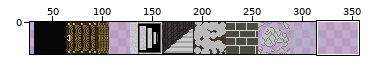
Sprite sheet: android/assets/images/tile/block.png. The picture above shows the old version from afar; the outline marks the close-up.
Close-up. Before:
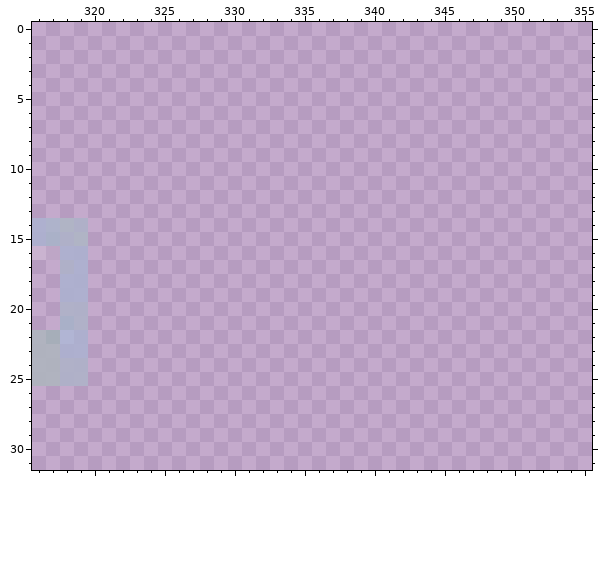
The file is 512x32 pixels. Pixels under 10% opacity are left out. Colours within 5 levels of each other are drawn and written as one. Shown: x 316..355, y 0..31. The wide view leaves out empty margins.
The same view after the edit:
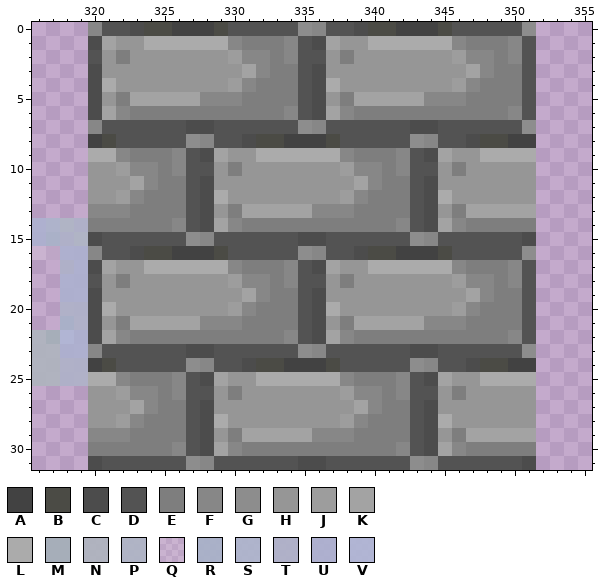
Palette (. is transparent): A #424242  B #4b4b45  C #4c4c4c  D #535353  E #7e7e7e  F #878787  G #8d8d8d  H #969696  J #9d9d9d  K #a3a3a3  L #ababab  M #a6aeb9fc  N #afb3bef3  P #afb5c5ee  Q #fffff61b  R #a9b1c8f6  S #adb5ccee  T #afb1c8f5  U #adb0cff5  V #b0b6d5ec
What changed:
y 0: x 320..351 ................................ -> FDDCBBAAABDDDDDGFDDCBBAAABDDDDDG
y 1: x 320..351 ................................ -> CKHHLLLLLLFEEEFDCKHHLLLLLLFEEEFD
y 2: x 320..351 ................................ -> DHEHHHHHHHJFFEFDDHEHHHHHHHJFFEFD
y 3: x 320..351 ................................ -> CHHHHHHHHHHKFEEDCHHHHHHHHHHKFEED
y 4: x 320..351 ................................ -> CLHHHHHHHHJFEEEDCLHHHHHHHHJFEEED
y 5: x 320..351 ................................ -> CHEKKKKKFFFEEEEDCHEKKKKKFFFEEEED
y 6: x 320..351 ................................ -> CKFEEEEEEEEEEEFDCKFEEEEEEEEEEEFD
y 7: x 320..351 ................................ -> FDDDDDDCCDDDDDDGFDDDDDDCCDDDDDDG
y 8: x 320..351 ................................ -> ABDDDDDGFDDCBBAAABDDDDDGFDDCBBAA
y 9: x 320..351 ................................ -> LLFEEEFDCKHHLLLLLLFEEEFDCKHHLLLL
y 10: x 320..351 ................................ -> HHJFFEFDDHEHHHHHHHJFFEFDDHEHHHHH
y 11: x 320..351 ................................ -> HHHKFEEDCHHHHHHHHHHKFEEDCHHHHHHH
y 12: x 320..351 ................................ -> HHJFEEEDCLHHHHHHHHJFEEEDCLHHHHHH
y 13: x 320..351 ................................ -> FFFEEEEDCHEKKKKKFFFEEEEDCHEKKKKK
y 14: x 320..351 ................................ -> EEEEEEFDCKFEEEEEEEEEEEFDCKFEEEEE
y 15: x 320..351 ................................ -> CDDDDDDGFDDDDDDCCDDDDDDGFDDDDDDC
y 16: x 320..351 ................................ -> FDDCBBAAABDDDDDGFDDCBBAAABDDDDDG
y 17: x 320..351 ................................ -> CKHHLLLLLLFEEEFDCKHHLLLLLLFEEEFD
y 18: x 320..351 ................................ -> DHEHHHHHHHJFFEFDDHEHHHHHHHJFFEFD
y 19: x 320..351 ................................ -> CHHHHHHHHHHKFEEDCHHHHHHHHHHKFEED
y 20: x 320..351 ................................ -> CLHHHHHHHHJFEEEDCLHHHHHHHHJFEEED
y 21: x 320..351 ................................ -> CHEKKKKKFFFEEEEDCHEKKKKKFFFEEEED
y 22: x 320..351 ................................ -> CKFEEEEEEEEEEEFDCKFEEEEEEEEEEEFD
y 23: x 320..351 ................................ -> FDDDDDDCCDDDDDDGFDDDDDDCCDDDDDDG
y 24: x 320..351 ................................ -> ABDDDDDGFDDCBBAAABDDDDDGFDDCBBAA
y 25: x 320..351 ................................ -> LLFEEEFDCKHHLLLLLLFEEEFDCKHHLLLL
y 26: x 320..351 ................................ -> HHJFFEFDDHEHHHHHHHJFFEFDDHEHHHHH
y 27: x 320..351 ................................ -> HHHKFEEDCHHHHHHHHHHKFEEDCHHHHHHH
y 28: x 320..351 ................................ -> HHJFEEEDCLHHHHHHHHJFEEEDCLHHHHHH
y 29: x 320..351 ................................ -> FFFEEEEDCHEKKKKKFFFEEEEDCHEKKKKK
y 30: x 320..351 ................................ -> EEEEEEFDCKFEEEEEEEEEEEFDCKFEEEEE
y 31: x 320..351 ................................ -> CDDDDDDGFDDDDDDCCDDDDDDGFDDDDDDC
Changed places in both close-ups, as pixel boxes (x1, y1, x2, y2):
added: (88, 22, 536, 470)
